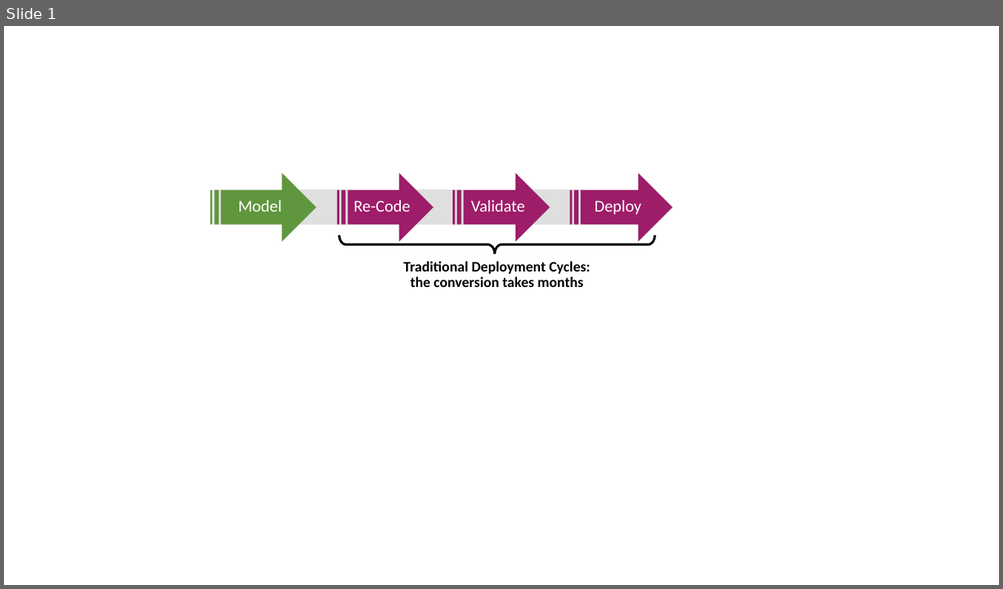
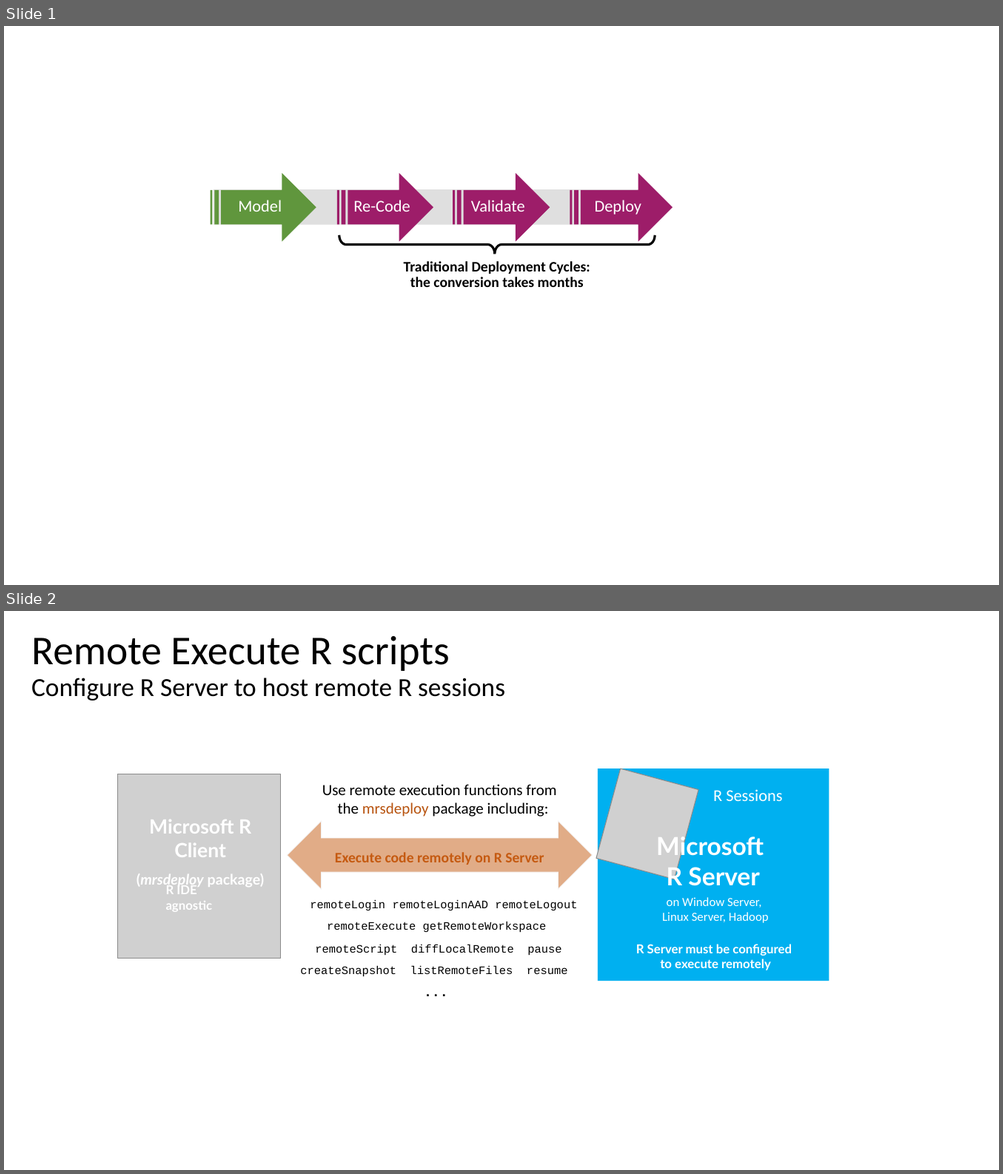
Before and after one commit to MicrosoftDocs/machine-learning-server-docs, a slide deck: microsoft-r/media/o16n/about-o16n.pptx. Shown one above the other, each under a label of ours: slide 1 before the commit, slides 1 and 2 after it. The pictures are 1003x589 and 1003x1174 pixels, drawn with LibreOffice and Linux fonts; fonts in the diff are those of the drawing; grey boxes stand for pictures. Boxes give left, top, right and bottom in pixels: in the first picture for what was removed or moved away, otherwise in the second. Text is boxed around its words. In the diff, an @@ line names an element or a change of style, - is before the commit and + after.

Commit message:
O16N Updated remote execution topic; ds gsg

```diff
--- a/microsoft-r/media/o16n/about-o16n.pptx
+++ b/microsoft-r/media/o16n/about-o16n.pptx
@@ slide 2 added at bbox=[4, 611, 999, 1170], background #FFFFFF @@
@@ title added at bbox=[31, 636, 505, 701], 25.2 pt, text #000000 @@
+Remote Execute R scripts
+Configure R Server to host remote R sessions
@@ text added at bbox=[322, 784, 556, 817], 15 pt, text #000000 @@
+Use remote execution functions from
+the mrsdeploy package including:
@@ group added at bbox=[118, 769, 828, 981]: 3 texts, 2 pictures, 1 rectangle, 1 left right arrow @@
+Microsoft R Client
+(mrsdeploy package)
+on Window Server,
+Linux Server, Hadoop
+R Server must be configured
+to execute remotely
+R Sessions
+Execute code remotely on R Server
@@ text added at bbox=[656, 834, 763, 890], 24 pt, text #FFFFFF, bold @@
+Microsoft
+R Server
@@ text added at bbox=[166, 884, 213, 912], 12 pt, text #FFFFFF, bold @@
+R IDE agnostic
@@ text added at bbox=[310, 900, 577, 911], 11 pt, text #000000 @@
+remoteLogin remoteLoginAAD remoteLogout
@@ text added at bbox=[327, 922, 546, 933], 11 pt, text #000000 @@
+remoteExecute getRemoteWorkspace
@@ text added at bbox=[315, 945, 561, 956], 11 pt, text #000000 @@
+remoteScript diffLocalRemote pause
@@ text added at bbox=[300, 966, 568, 977], 11 pt, text #000000 @@
+createSnapshot listRemoteFiles resume
@@ text added at bbox=[417, 980, 456, 1004], 13 pt, text #000000, bold @@
+...
```
Also in this commit, not shown: 1 other slide added, 4 other files.
